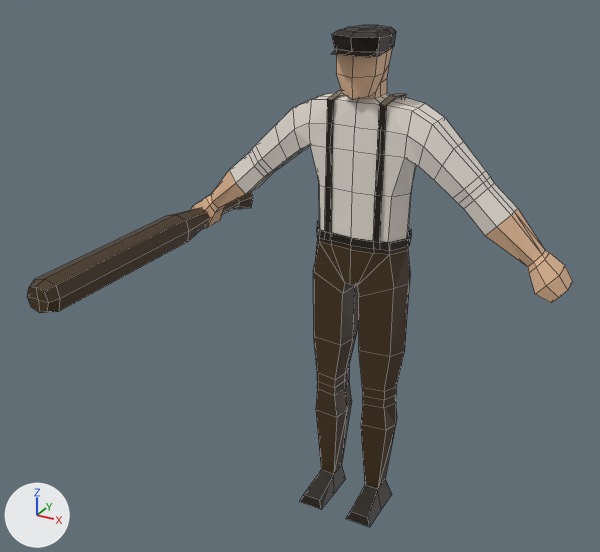
The Blender file meshes/enemies/goon/goon.blend: old version first, new version second.
The view is the same before and after, from a 50 mm camera at (1.012, -2.207, 1.913) aimed at (-0.074, -0.232, 0.925). Every picture has the same lights, and +X, +Y and +Z are marked at lower left. Mesh edges are drawn as thin lines.

The older version as bpy lines, for what is in view:
```python
me_cube = bpy.data.meshes.new('Cube')
me_cube.from_pydata(...)  # 50 vertices, 48 faces; spans x -0.179..0.844, y -0.05..0.049, z -0.049..0.049
me_cube.materials.append(mat_material)  # picture img_goon_palette_png
me_cube_001 = bpy.data.meshes.new('Cube.001')
me_cube_001.from_pydata(...)  # 30 vertices, 24 faces; spans x -0.136..0.136, y -0.281..0.14, z -0.072..0.037
me_cube_001.materials.append(mat_material)  # picture img_goon_palette_png
me_cube_002 = bpy.data.meshes.new('Cube.002')
me_cube_002.from_pydata(...)  # 412 vertices, 408 faces; spans x -1.14..1.13, y -0.29..0.14, z -2.2..0.61
me_cube_002.materials.append(mat_material)  # picture img_goon_palette_png
ob_character = bpy.data.objects.new('Character', me_cube_002)
ob_character.location = (0.0, 0.041, 1.256)
ob_character.scale = (0.571, 0.571, 0.571)
ob_hat = bpy.data.objects.new('hat', me_cube_001)
ob_hat.location = (0.0, 0.041, 1.586)
ob_hat.scale = (0.571, 0.571, 0.571)
ob_weapon = bpy.data.objects.new('weapon', me_cube)
ob_weapon.location = (-0.59, 0.08, 0.95)
ob_weapon.rotation_euler = (0.0, 0.0, -1.571)  # degrees (0, 0, -90)
```
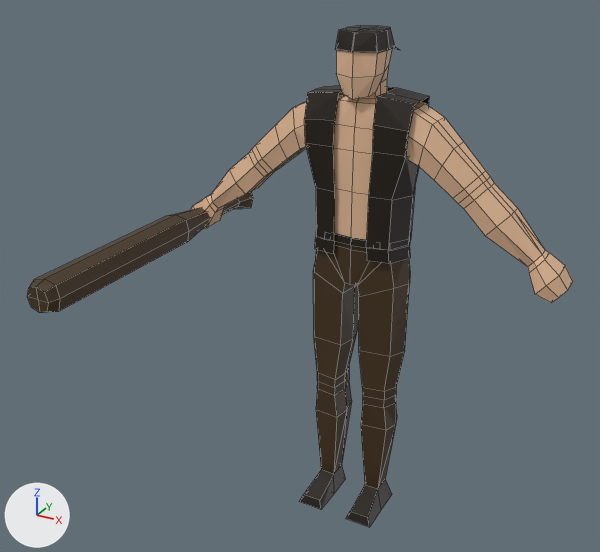
Where the change shows, as pixel boxes (x1, y1, x2, y2) in the pictures (600 x 552 px):
'Character', reshaped: before (191, 48, 573, 527); after (191, 49, 573, 527)
'Character.001', added (black): after (304, 85, 429, 264)
'hat', reshaped (15% shorter): before (331, 25, 396, 58); after (335, 25, 399, 53)
part 1 of me_cube_002, deleted (black): before (325, 90, 406, 242)
part 2 of me_cube_002, surface changed (grey to beige): (230, 93, 518, 240) in both

What changed in the scene script:
```text
Change me_cube_002:
    used by ob_character; location = (0.0, 0.041, 1.256); scale = (0.571, 0.571, 0.571)
    remove me_cube_002.from_pydata(...)  # 412 vertices, 408 faces; spans x -1.14..1.13, y -0.29..0.14, z -2.2..0.61
    add me_cube_002.from_pydata(...)  # 393 vertices, 396 faces; spans x -1.14..1.13, y -0.29..0.14, z -2.2..0.61
    me_cube_002 part 1
    19 vertices are removed from x -0.16..0.16, y -0.14..0.14, z -0.2..0.29
    12 faces are deleted
    me_cube_002 part 2: 148 kept faces spanning x -0.83..0.82, y -0.15..0.13, z -0.46..0.28 get new texture (UV) coordinates
Change me_cube_001:
    used by ob_hat; location = (0.0, 0.041, 1.586); scale = (0.571, 0.571, 0.571)
    remove me_cube_001.from_pydata(...)  # 30 vertices, 24 faces; spans x -0.136..0.136, y -0.281..0.14, z -0.072..0.037
    add me_cube_001.from_pydata(...)  # 20 vertices, 14 faces; spans x -0.125..0.125, y -0.193..0.26, z -0.095..0.037
    me_cube_001 part 3
    21 vertices are removed from x -0.136..0.136, y -0.281..0.14, z -0.072..0.037
    24 faces are deleted
    11 vertices are added at x -0.106..0.106, y -0.166..0.26, z -0.095..0.037
    14 new faces join them
Add me_cube_003:
    me_cube_003.from_pydata(...)  # 66 vertices, 46 faces; spans x -0.312..0.311, y -0.157..0.145, z -0.565..0.305
    me_cube_003.materials.append(mat_material)  # picture img_goon_palette_png
Add ob_character_001:
    ob_character_001 = bpy.data.objects.new('Character.001', me_cube_003)
    ob_character_001.location = (0.0, 0.041, 1.256)
    ob_character_001.scale = (0.571, 0.571, 0.571)
```
